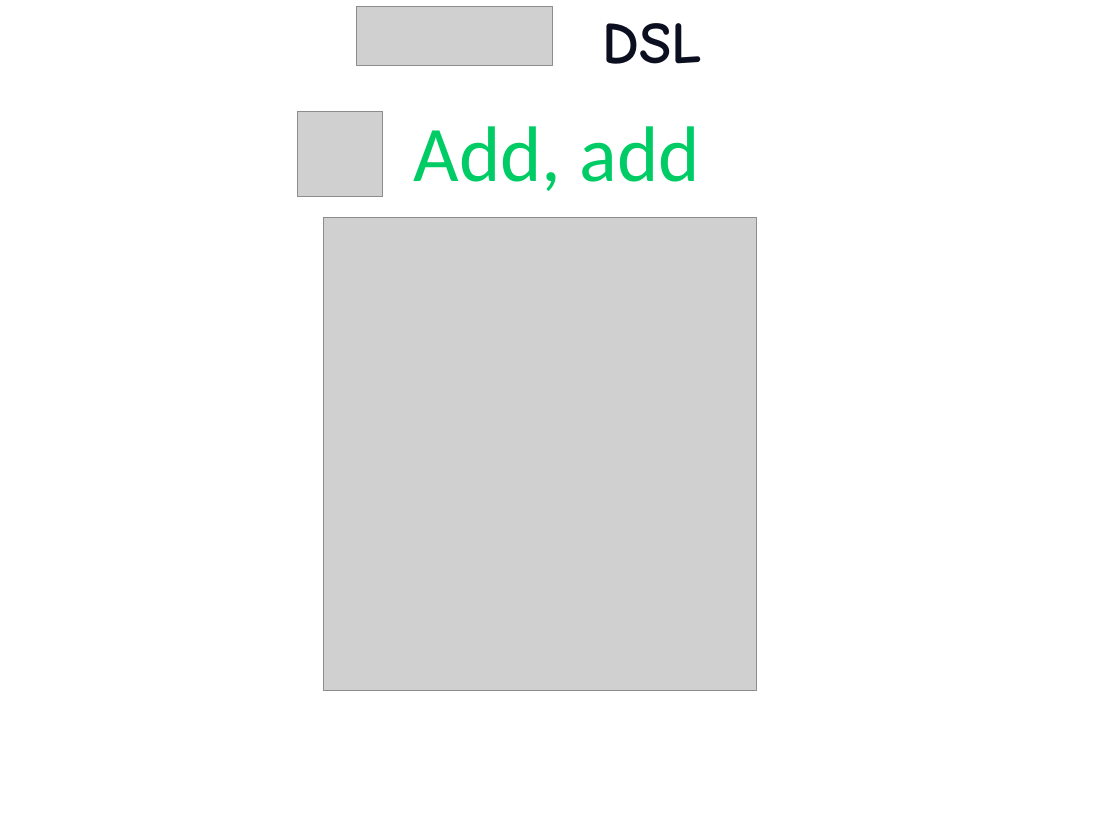
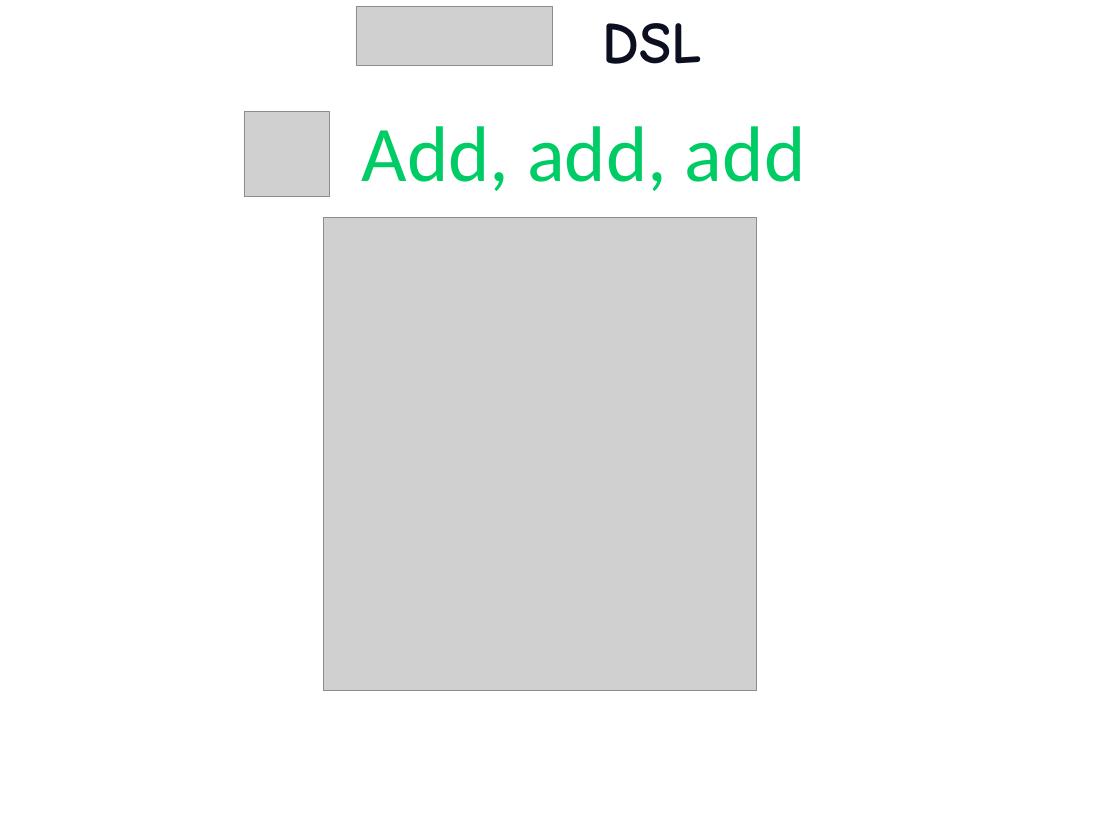
Before and after one commit to etorreborre/oscon-2010, a slide deck: slide 32 of src/main/resources/oscon_2010_specs.pptx. Drawn at 1120x840 pixels with LibreOffice and Linux fonts; fonts in the diff are those of the drawing; grey boxes stand for pictures; background and template pictures are left out. Boxes give left, top, right and bottom in pixels: in the first picture for what was removed or moved away, otherwise in the second. Text is boxed around its words. In the diff, an @@ line names an element or a change of style, - is before the commit and + after.

```diff
--- a/src/main/resources/oscon_2010_specs.pptx
+++ b/src/main/resources/oscon_2010_specs.pptx
@@ picture moved from (x1=298, y1=112, x2=383, y2=197) to (x1=244, y1=112, x2=329, y2=197) @@
@@ text at (x1=362, y1=126, x2=805, y2=191): text changed @@
-Add, add
+Add, add, add
```
Also in this commit, not shown: 1 other slide changed.
